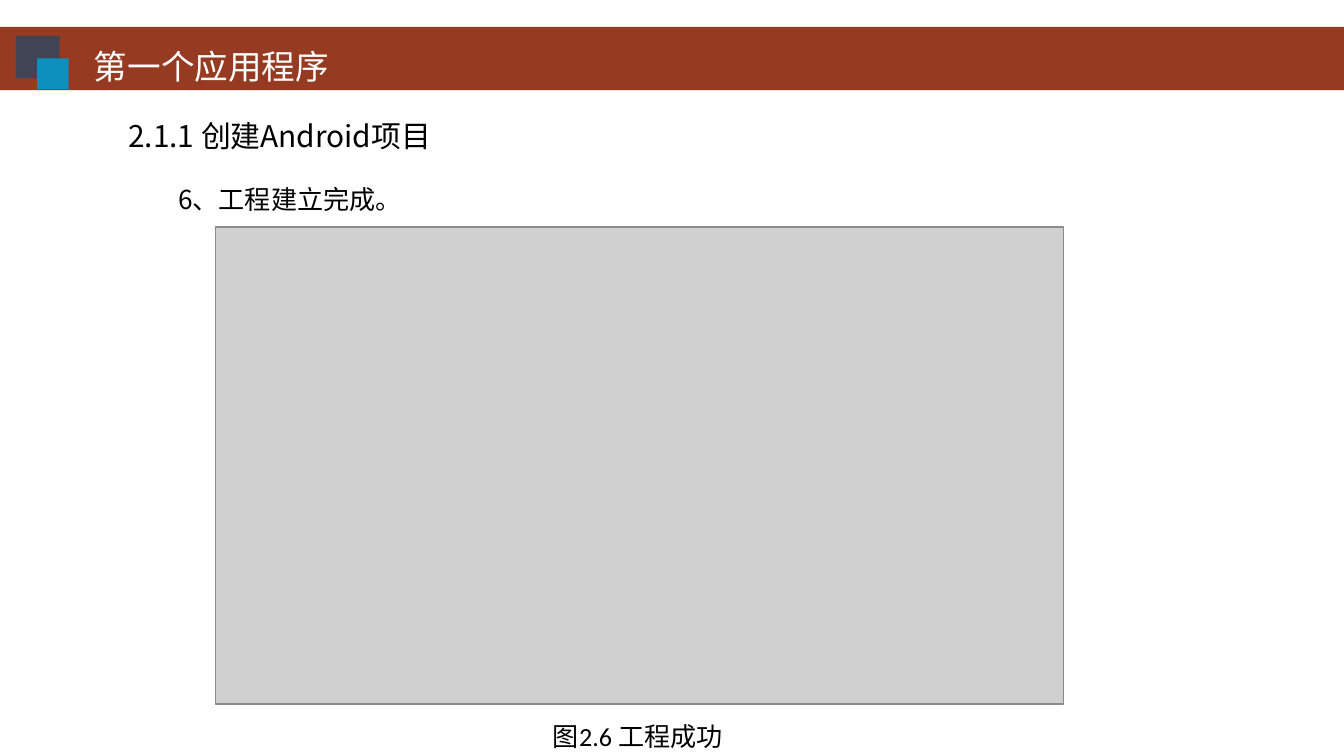
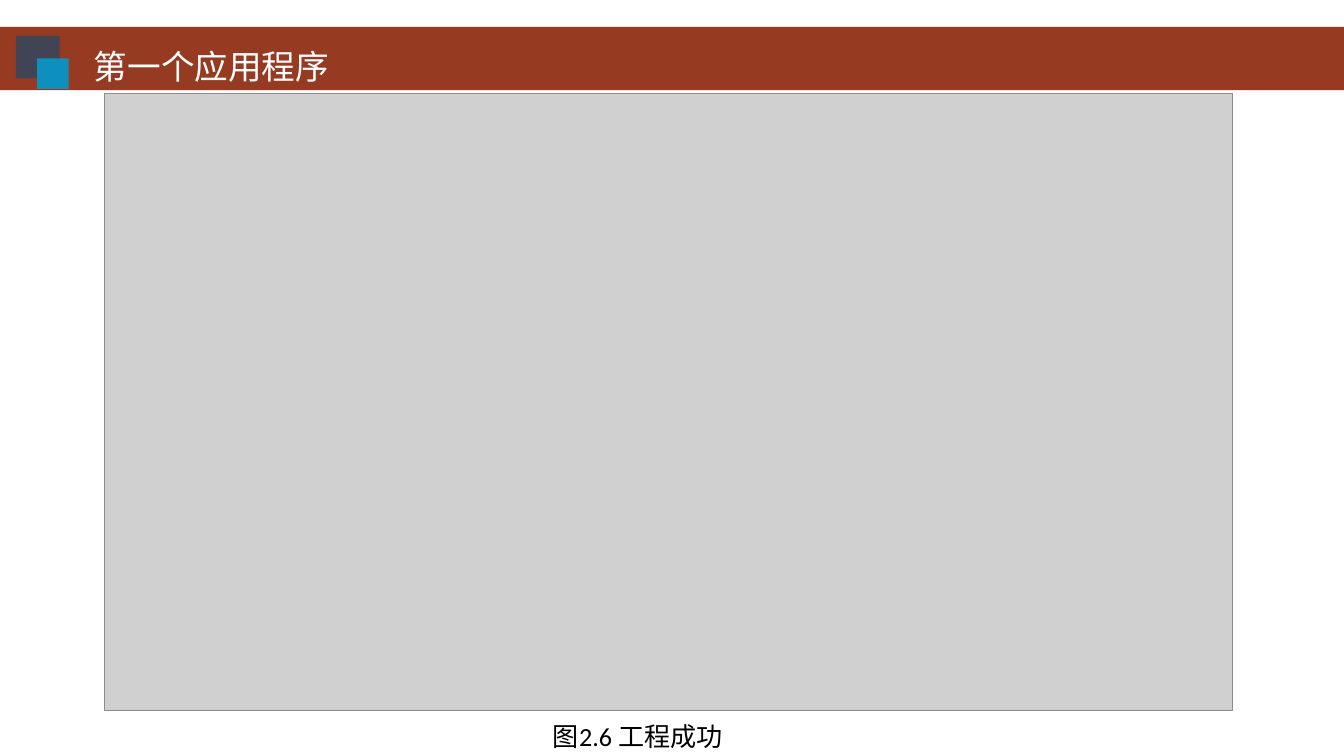
Before and after one commit to HBU/Android-PPT, a slide deck: slide 7 of 02.0 -- 首个程序 -- 第02章.ppt (slide 9 before the commit). Drawn at 1344x756 pixels with LibreOffice and Linux fonts; fonts in the diff are those of the drawing; grey boxes stand for pictures; background and template pictures are left out. Boxes give left, top, right and bottom in pixels: in the first picture for what was removed or moved away, otherwise in the second. Text is boxed around its words. In the diff, an @@ line names an element or a change of style, - is before the commit and + after.

```diff
--- a/02.0 -- 首个程序 -- 第02章.ppt
+++ b/02.0 -- 首个程序 -- 第02章.ppt
@@ picture: place and size @@
-picture at (215, 227, 1063, 704)
+picture at (105, 94, 1232, 711)
@@ text removed at (128, 122, 431, 150) @@
-2.1.1 创建Android项目
@@ text removed at (178, 187, 402, 211) @@
-6、工程建立完成。
```
Also in this commit, not shown: 9 other slides changed, 1 slide added, 5 slides removed.
